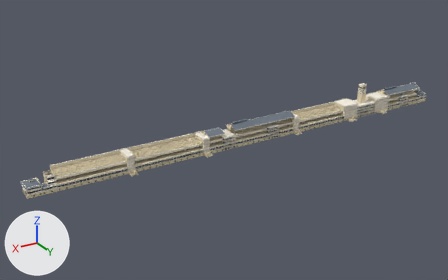
Renders of the glTF model assets/models/architecture/ascot_main_stand_far.glb from each side of a commit.
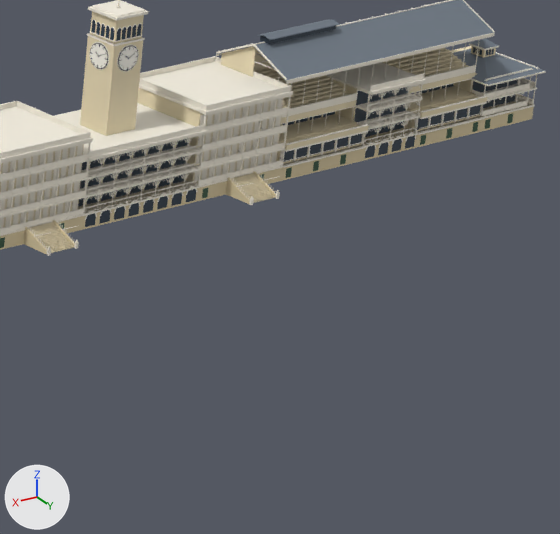
The first picture shows the older version from a 50 mm lens placed at (508.0, 513.0, 269.0), pointed at (189.0, -19.0, 2.0). The close-ups show the older and then the newer version on the part from 77% to 96% of the width and 30% to 58% of the height of that picture. Only the edits that show in the close-ups are written down. Lighting does not change. The marker at lower left points along +X, +Y and +Z. Vertices at exactly the same position are counted once.

Names of what the first close-up shows: 'ascot_stand_far_clock_face', 'ascot_stand_far_glass', 'ascot_stand_far_iron', 'ascot_stand_far_podium', 'ascot_stand_far_roof', 'ascot_stand_far_steps', 'ascot_stand_far_trim', 'ascot_stand_far_wall' and 2 more.
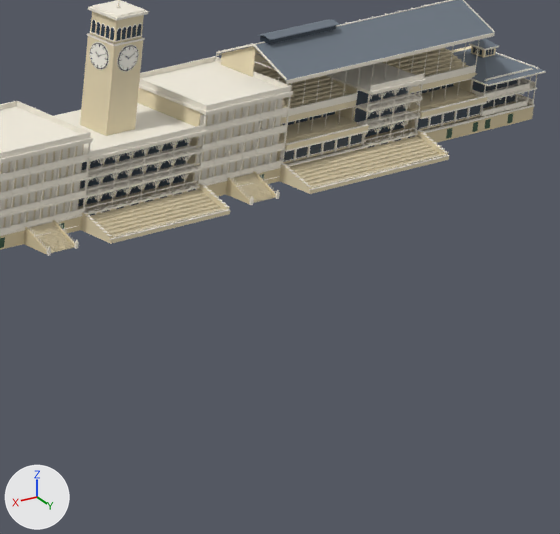
The edits, one by one:
me_ascot_stand_far_steps is used by ob_ascot_stand_far_steps; location (0.0, 0.0, 0.0).
me_ascot_stand_far_steps had 1281 vertices, 2546 faces and spanned x -88.0..378.0, y -17.0..6.0, z 0.0..15.0.
me_ascot_stand_far_steps now has 1431 vertices, 2834 faces and spans x -88.0..378.0, y -17.0..8.0, z 0.0..15.0.
me_ascot_stand_far_steps part 1: a new loose piece of 50 vertices spanning x -14.0..14.0, y 0.0..8.0, z 0.0..2.0, in mat_gs_steps (beige #d3c6a6).
me_ascot_stand_far_steps part 2: a new loose piece of 50 vertices spanning x -70.0..-35.0, y 0.0..8.0, z 0.0..2.0, in mat_gs_steps (beige #d3c6a6).
Other edits to the shape of me_ascot_stand_far_steps do not show in these pictures.
me_ascot_stand_far_trim is used by ob_ascot_stand_far_trim; location (0.0, 0.0, 0.0).
me_ascot_stand_far_trim had 20091 vertices, 28327 faces and spanned x -102.0..407.0, y -20.0..7.0, z 0.0..37.0.
me_ascot_stand_far_trim now has 20499 vertices, 28939 faces and spans x -102.0..407.0, y -20.0..8.0, z 0.0..37.0.
me_ascot_stand_far_trim part 3: 10 vertices moved within x -88.0..-28.0, y -3.0..0.0, z 12.0..14.0; 168 vertices added at x -71.0..15.0, y 0.0..8.0, z 1.0..4.0.
Other edits to the shape of me_ascot_stand_far_trim do not show in these pictures.
me_ascot_stand_far_wall is used by ob_ascot_stand_far_wall; location (0.0, 0.0, 0.0).
me_ascot_stand_far_wall had 680 vertices, 1074 faces and spanned x -100.0..404.0, y -20.0..1.0, z 0.0..36.0.
me_ascot_stand_far_wall now has 998 vertices, 1686 faces and spans x -100.0..404.0, y -20.0..8.0, z 0.0..36.0.
me_ascot_stand_far_wall part 4: a new loose piece of 106 vertices spanning x -14.0..14.0, y 0.0..8.0, z 0.0..3.0, in mat_gs_wall (beige #eadcb9).
me_ascot_stand_far_wall part 5: a new loose piece of 106 vertices spanning x -70.0..-35.0, y 0.0..8.0, z 0.0..3.0, in mat_gs_wall (beige #eadcb9).
Other edits to the shape of me_ascot_stand_far_wall do not show in these pictures.

Where the change shows, as pixel boxes (x1, y1, x2, y2) in the close-ups (560 x 534 px):
'ascot_stand_far_wall', reshaped: before (0, 11, 496, 228); after (0, 11, 496, 244)
part 1 of me_ascot_stand_far_steps, added (beige): after (91, 189, 223, 238)
part 2 of me_ascot_stand_far_steps, added (beige): after (290, 136, 441, 189)
part 3 of me_ascot_stand_far_trim, built on: before (261, 65, 476, 116); after (82, 65, 476, 240)
part 4 of me_ascot_stand_far_wall, added: after (81, 184, 230, 244)
part 5 of me_ascot_stand_far_wall, added: after (280, 131, 449, 194)
